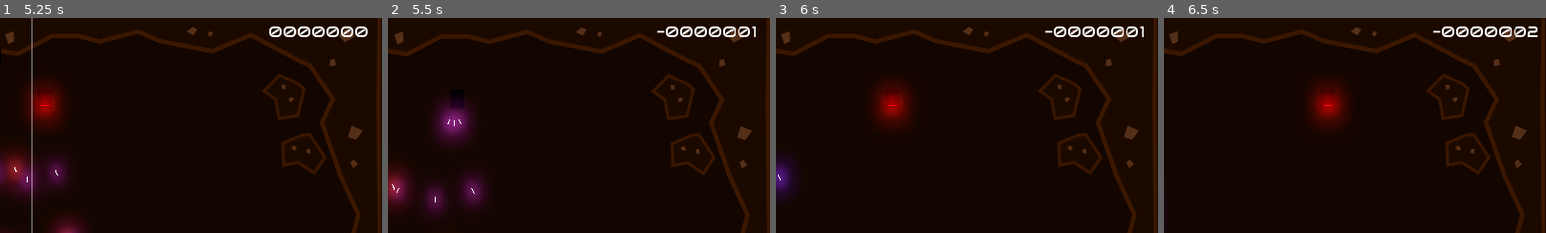
Above: before the commit, frames 1-4 (left to right).
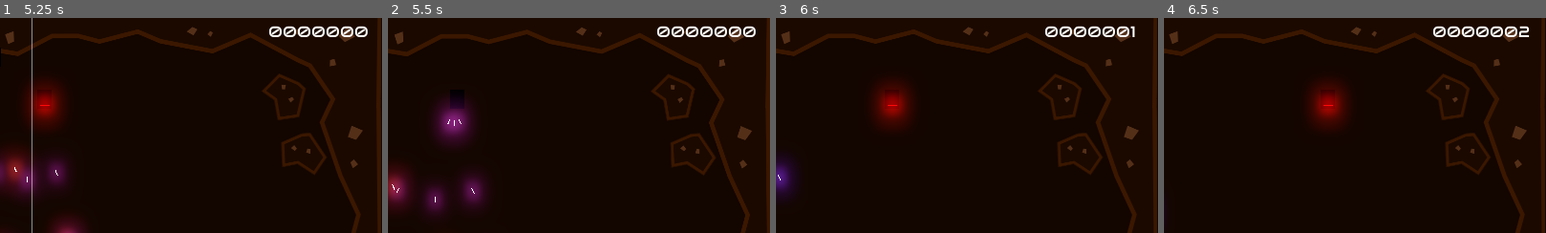
Above: after the commit, the same moments.

Repository: GameDrivenDesign/punk-wolf
Game: Godot game, scene res://scenes/newgame.tscn
The game is run twice, just before and just after one commit, with the same random seed, the same clock (stepped at 60 frames per second) and the same inputs. Sound files missing from this copy of the repository are replaced by a short silence.
Inputs:
- Up to frame 1 (5.25 s): click "Auto Double Hit" at 0.5 s; click "Use four color-shield" at 1.25 s; tap Enter at 2 s; hold Right (ui_right) 2.03-2.78 s; hold E (shield_blue) 2.03-2.78 s; hold Left (ui_left) 2.78-3.53 s; tap Q (shield_red) at 2.85 s; hold Right (ui_right) 3.53-5.03 s; tap Up (shoot_0) at 3.6 s; tap Down (shoot_1) at 4.35 s; hold Left (ui_left) from 5.03 s (still down); hold E (shield_blue) from 5.03 s (still down)
- Up to frame 2 (5.5 s): keep holding Left (ui_left); keep holding E (shield_blue)
- Up to frame 3 (6 s): keep holding Left (ui_left); release E (shield_blue) at 5.78 s; tap Q (shield_red) at 5.85 s
- Up to frame 4 (6.5 s): keep holding Left (ui_left)
The pictures show only the part of the screen within x 50-100%, y 1-51%; the shares and areas given below are measured in that part.

Frame 1 is identical in both runs. In frame 2, 1.1% of the frame differs, in the area x 70-97%, y 3-9%; in frame 3, 1.0%; in frame 4, 1.1%, in the area x 70-98%, y 3-9%.

Commit message:
add two new stages; give points for shots blocked

Diff:
--- a/default_bus_layout.tres
+++ b/default_bus_layout.tres
@@ -30,7 +30,7 @@
 bus/3/solo = false
 bus/3/mute = false
 bus/3/bypass_fx = false
-bus/3/volume_db = -4.5012
+bus/3/volume_db = -7.63485
 bus/3/send = "SFX"
 bus/3/effect/0/effect = SubResource( 3 )
 bus/3/effect/0/enabled = true
--- a/game.gd
+++ b/game.gd
@@ -10,15 +10,16 @@
 var music_loop_current = 1
 var music_loop_fade_active = false
 var music_loop_fade_target = 1
-const FADE_DURATION = 1 #s
-const LOOP_DURATION = 2 #s, every loop has the same length
+const FADE_DURATION = 1.0 #s
+const LOOP_DURATION = 2.0 #s, every loop has the same length
 
 func _ready():
 	stage_count = 0
 	next_stage()
-	var err = $Sheep.connect("hit", self, "sheep_hit")
-	if (err != OK):
-		print(err)
+	if $Sheep.connect("hit", self, "sheep_hit") != OK:
+		pass
+	if $Sheep.connect("blocked", self, "sheep_blocked") != OK:
+		pass
 
 func _process(delta):
 	fade_music_if_needed(delta)
@@ -38,6 +39,9 @@
 	update_score(300)
 	if enemy_count <= 0:
 		call_deferred("next_stage")
+
+func sheep_blocked():
+	update_score(1)
 
 func sheep_hit():
 	update_score(-1)
@@ -123,6 +127,24 @@
 			e.position.x = Global.PADDING_HORIZONTAL.x + positions[i]
 			e.color = colors[i]
 			e.set_color_change_timeout(5)
+	elif stage_count == 6:
+		var positions = [200, 300, 400, 500, 600, 700]
+		var colors = [Global.rb, Global.rbb, Global.rb, Global.r, Global.rb, Global.rb]
+		for i in range(6):
+			var e = spawn_enemy("res://wolf/wolf.tscn")
+			e.shoot_spread_angle = 30
+			e.hitpoints = 120
+			e.shoot_long_interval = 1
+			e.shoot_spawn_interval = 0.1
+			e.position.x = Global.PADDING_HORIZONTAL.x + positions[i]
+			e.color = colors[i]
+	elif stage_count == 7:
+		for i in range(12):
+			var e = spawn_enemy("res://wolf/wolf.tscn")
+			e.shoot_long_interval = 1
+			e.shoot_damage = 25
+			e.shoot_spawn_interval = 0.05
+			e.set_color_change_timeout(0.5)
 	else:
 		gameover()
 
@@ -153,8 +175,8 @@
 
 
 		var clamped = clamp(progress, 0.0, 1.0) # since it's started far before the actual fading should happen, this needs to be clamped
-		current.volume_db = -pow(2.0, clamped * 4.0) - 1.0
-		target.volume_db = -pow(2.0, (1.0 - clamped) * 4.0) - 1.0
+		current.volume_db = -pow(2.0, clamped * 4.0) + 1.0
+		target.volume_db = -pow(2.0, (1.0 - clamped) * 4.0) + 1.0
 
 		if progress > 1.0:
 			music_loop_fade_active = false
--- a/projectiles/Projectile.gd
+++ b/projectiles/Projectile.gd
@@ -22,3 +22,4 @@
 			fx.position = global_position
 			get_parent().add_child(fx)
 			queue_free()
+			area.block_registered()
--- a/scenes/newgame.gd
+++ b/scenes/newgame.gd
@@ -1,4 +1,6 @@
 extends Node2D
+
+const FADE_DURATION = 0.5 #s
 
 func _input(event):
 	if event is InputEventKey:
@@ -12,6 +14,9 @@
 	$FourColorsCheckBox.pressed = Global.useFourColors
 	$AutoCritCheckBox.pressed = Global.useAutoCrits
 	get_current_highscore()
+
+func _process(delta):
+	fade_music_if_needed(delta)
 
 func get_current_highscore():
 	var http_request = HTTPRequest.new()
@@ -30,3 +35,32 @@
 
 	var data = JSON.parse(response[3].get_string_from_utf8()).result[0]
 	$Current.text = "Current Highscore:\n    " + data["player"] + "    " + str(data["score"])
+
+func fade_music_if_needed(_delta):
+	var start = $Music/StartPlayer
+	var loop = $Music/LoopPlayer
+
+	if loop.volume_db >= 0.0:
+		# finished
+		return
+
+	var pos = start.get_playback_position()
+	var full = 48.0
+
+	if not loop.playing:
+		if full - pos < 4.0:
+			loop.play(19.2 - (full - pos))
+
+	if start.volume_db >= 0.0 && start.get_playback_position() < full / 2.0:
+		return
+
+	var progress = (pos - (full - FADE_DURATION)) / FADE_DURATION
+
+	if progress < -50:
+		progress = 1.0
+
+	print(progress)
+
+	var clamped = clamp(progress, 0.0, 1.0) # since it's started far before the actual fading should happen, this needs to be clamped
+	start.volume_db = -pow(2.0, clamped * 4.0) + 1.0
+	loop.volume_db = -pow(2.0, (1.0 - clamped) * 4.0) + 1.0
--- a/scenes/newgame.tscn
+++ b/scenes/newgame.tscn
@@ -1,9 +1,11 @@
-[gd_scene load_steps=5 format=2]
+[gd_scene load_steps=7 format=2]
 
 [ext_resource path="res://scenes/title-background.png" type="Texture" id=1]
 [ext_resource path="res://scenes/newgame.gd" type="Script" id=2]
 [ext_resource path="res://fonts/audiowide-large.tres" type="DynamicFont" id=3]
 [ext_resource path="res://fonts/audiowide.tres" type="DynamicFont" id=4]
+[ext_resource path="res://sounds/intro_loop.wav" type="AudioStream" id=5]
+[ext_resource path="res://sounds/intro_start.wav" type="AudioStream" id=6]
 
 [node name="newgame" type="Node2D"]
 script = ExtResource( 2 )
@@ -80,3 +82,15 @@
 __meta__ = {
 "_edit_use_anchors_": false
 }
+
+[node name="Music" type="Node" parent="."]
+
+[node name="StartPlayer" type="AudioStreamPlayer" parent="Music"]
+stream = ExtResource( 6 )
+autoplay = true
+bus = "Music"
+
+[node name="LoopPlayer" type="AudioStreamPlayer" parent="Music"]
+stream = ExtResource( 5 )
+volume_db = -80.0
+bus = "Music"
--- a/sheep/sheep.gd
+++ b/sheep/sheep.gd
@@ -1,6 +1,7 @@
 extends KinematicBody2D
 
 signal hit
+signal blocked
 
 export (int) var speed = 300
 
@@ -14,7 +15,7 @@
 var last_projectile
 
 func _ready():
-	add_child(preload("res://sheep/shield.tscn").instance())
+	$Shield.connect("blocked", self, "emit_signal", ["blocked"])
 
 func process_input():
 	velocity = Vector2()
--- a/sheep/sheep.tscn
+++ b/sheep/sheep.tscn
@@ -6,6 +6,7 @@
 [ext_resource path="res://sounds/player_laser_b.wav" type="AudioStream" id=4]
 [ext_resource path="res://sounds/player_impact.wav" type="AudioStream" id=5]
 [ext_resource path="res://sounds/robot_sheep.wav" type="AudioStream" id=6]
+[ext_resource path="res://sheep/shield.tscn" type="PackedScene" id=7]
 
 [sub_resource type="RectangleShape2D" id=1]
 extents = Vector2( 27.7458, 27.956 )
@@ -89,3 +90,5 @@
 __meta__ = {
 "_edit_use_anchors_": false
 }
+
+[node name="Shield" parent="." instance=ExtResource( 7 )]
--- a/sheep/shield.gd
+++ b/sheep/shield.gd
@@ -8,6 +8,7 @@
 
 # warning-ignore:unused_signal
 signal shield_changed
+signal blocked
 
 func is_blocked(projectile):
 	var projectile_color = projectile.get_modulate()
@@ -19,6 +20,9 @@
 		shield_vector.x == shield_vector.y && shield_vector.x == shield_vector.z):
 		return true
 	return projectile_vector.distance_to(shield_vector) < SHIELD_COLOR_TOLERANCE
+
+func block_registered():
+	emit_signal("blocked")
 
 func _process(_delta):
 	if Global.useFourColors:
--- a/wolf/wolf.tscn
+++ b/wolf/wolf.tscn
@@ -3,7 +3,6 @@
 [ext_resource path="res://sounds/enemy_laser.wav" type="AudioStream" id=1]
 [ext_resource path="res://wolf/wolf.gd" type="Script" id=2]
 [ext_resource path="res://sounds/enemy_impact.wav" type="AudioStream" id=4]
-
 
 [sub_resource type="RectangleShape2D" id=1]
 extents = Vector2( 26.9966, 26.4577 )
@@ -42,7 +41,7 @@
 [node name="LaserPlayer" type="AudioStreamPlayer2D" parent="."]
 stream = ExtResource( 1 )
 volume_db = -12.0
-bus = "SFX"
+bus = "Enemy Lasers"
 
 [node name="ImpactPlayer" type="AudioStreamPlayer2D" parent="."]
 stream = ExtResource( 4 )
Not shown: 1 places in sheep/sheep.tscn that only renumber resources
Not shown, added: sounds/intro_loop.wav.import
Not shown, added: sounds/intro_start.wav.import
Not shown, added: sounds/intro_loop.wav
Not shown, added: sounds/intro_start.wav
